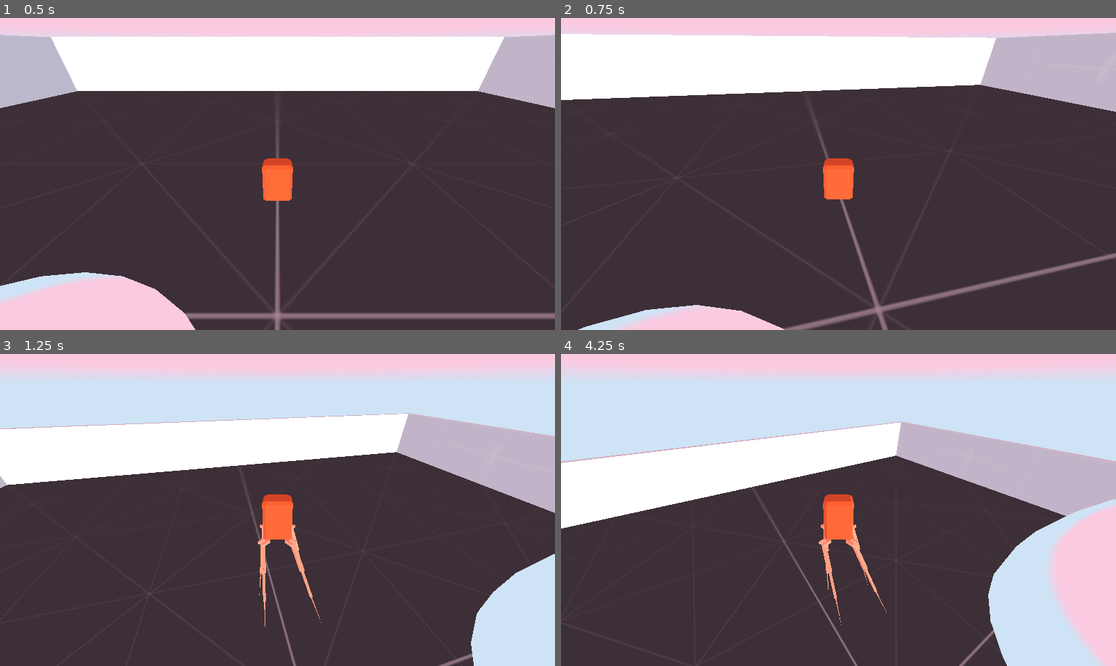
Above: before the commit, frames 1-4 (two rows, left to right).
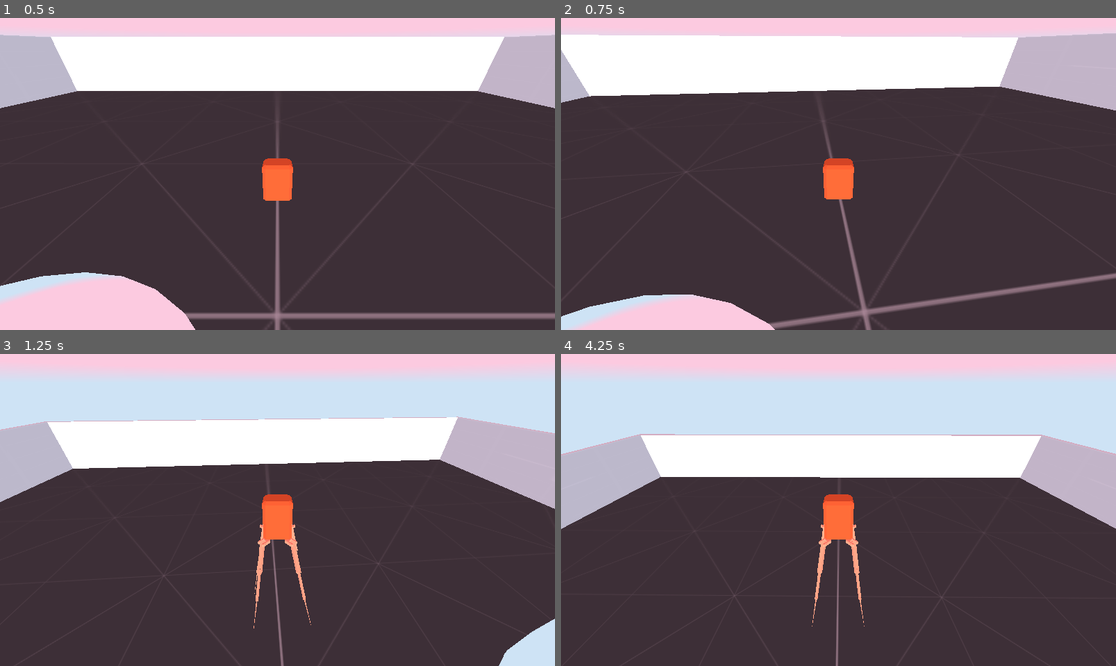
Above: after the commit, the same moments.

Repository: BnLds/InversedKineSpider
Game: Godot game, scene res://main/main.tscn
Two runs of this game, one before a commit and one after it. Both use one fixed random seed, a clock stepped at 60 frames per second and the inputs below.
Inputs:
- Up to frame 1 (0.5 s): no input
- Up to frame 2 (0.75 s): hold D (right) from 0.53 s (still down)
- Up to frame 3 (1.25 s): keep holding D (right); tap Space (jump) at 0.77 s
- Up to frame 4 (4.25 s): release D (right) at 1.28 s; hold S (backward) 1.28-2.03 s; tap Space (jump) at 1.52, 3.02, 3.77 s; hold D (right) 2.03-2.78 s; hold W (forward) 2.78-3.53 s; hold A (left) from 3.53 s (still down)

Frame 1 is identical in both runs. In frame 2, 6.1% of the frame differs, in the area x 0-100%, y 4-100%; in frame 3, 9.7%; in frame 4, 23%, in the area x 0-100%, y 21-100%.

Commit message:
attempt to rotate step target on jump

Diff:
--- a/project.godot
+++ b/project.godot
@@ -14,6 +14,10 @@
 run/main_scene="res://main/main.tscn"
 config/features=PackedStringArray("4.1", "Forward Plus")
 config/icon="res://icon.svg"
+
+[autoload]
+
+Utils="*res://scripts/globals/utils.gd"
 
 [input]
 
--- a/scripts/StepTargetContainer.gd
+++ b/scripts/StepTargetContainer.gd
@@ -1,6 +1,7 @@
 extends Node3D
 
 @export var offset: float = 20.0
+@export var move_speed : float = 5.0
 
 @onready var parent = get_parent_node_3d()
 @onready var previous_position = parent.global_position
@@ -11,3 +12,7 @@
 		var velocity = parent.global_position - previous_position
 		global_position = parent.global_position + velocity * offset
 		previous_position = parent.global_position
+
+	if spider_bot.is_falling:
+		var target_basis = Utils._basis_from_normal(Vector3.UP)
+		transform.basis = lerp(transform.basis, target_basis, move_speed * delta).orthonormalized()
--- /dev/null
+++ b/scripts/globals/utils.gd
@@ -0,0 +1,14 @@
+extends Node3D
+
+func _basis_from_normal(normal : Vector3) -> Basis:
+	var result = Basis()
+	result.x = normal.cross(transform.basis.z)
+	result.y = normal
+	result.z = transform.basis.x.cross(normal)
+
+	result = result.orthonormalized()
+	result.x *= scale.x
+	result.y *= scale.y
+	result.z *= scale.z
+
+	return result
--- a/scripts/spider_bot.gd
+++ b/scripts/spider_bot.gd
@@ -35,7 +35,10 @@
 
 	if is_falling:
 		fall_velocity += GRAVITY * delta
-		translate(Vector3.UP * fall_velocity)
+		global_translate(Vector3.UP * fall_velocity)
+		"""Align the body to the direction of the floor"""
+		var target_basis = Utils._basis_from_normal(Vector3.UP)
+		transform.basis = lerp(transform.basis, target_basis, move_speed * delta).orthonormalized()
 
 	if is_grounded:
 		fall_velocity = 0
@@ -44,7 +47,7 @@
 		var plane1 = Plane(bl_leg.global_position, fl_leg.global_position, fr_leg.global_position)
 		var plane2 = Plane(fr_leg.global_position, br_leg.global_position, bl_leg.global_position)
 		var avg_normal = ((plane1.normal + plane2.normal) / 2).normalized()
-		var target_basis = _basis_from_normal(avg_normal)
+		var target_basis = Utils._basis_from_normal(avg_normal)
 		transform.basis = lerp(transform.basis, target_basis, move_speed * delta).orthonormalized()
 
 		"""Ensure the spider body is always at the same distance from the ground"""
@@ -65,17 +68,3 @@
 	if Input.is_action_pressed("jump") && !is_jumping && is_grounded:
 		target_jump_pos =  position + transform.basis.y * jump_amplitude
 		is_jumping = true
-
-
-func _basis_from_normal(normal : Vector3) -> Basis:
-	var result = Basis()
-	result.x = normal.cross(transform.basis.z)
-	result.y = normal
-	result.z = transform.basis.x.cross(normal)
-
-	result = result.orthonormalized()
-	result.x *= scale.x
-	result.y *= scale.y
-	result.z *= scale.z
-
-	return result
